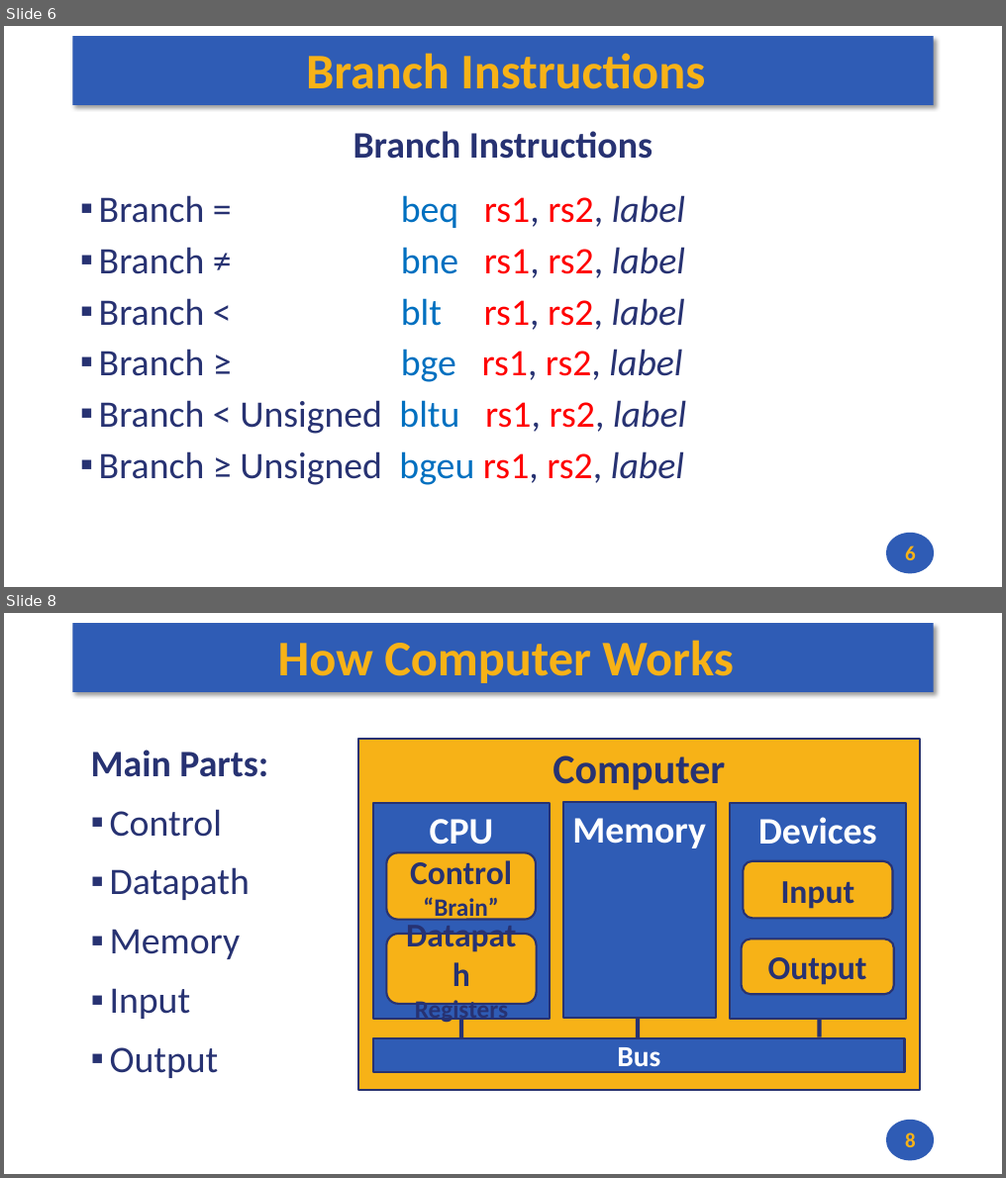
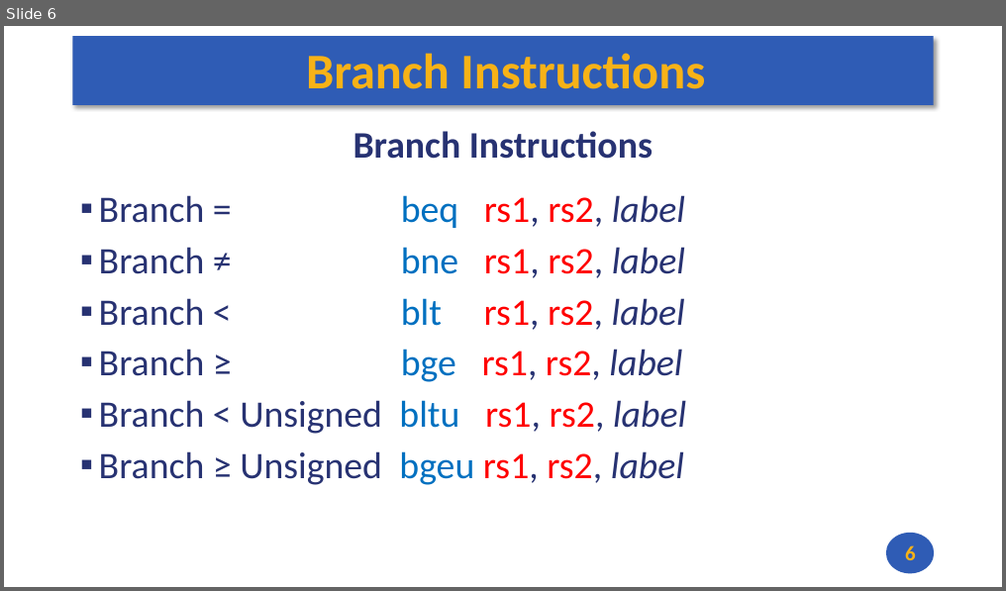
Before and after one commit to andrewt0301/hse-acos-course, a slide deck: docs/part1ca/05_MacrosBranchesArrays/CA_Lecture_05.pptx. Shown one above the other, each under a label of ours: slides 6 and 8 before the commit, slide 6 after it; the slides between them are not shown. The pictures are 1006x1178 and 1006x591 pixels, drawn with LibreOffice and Linux fonts; fonts in the diff are those of the drawing. Boxes give left, top, right and bottom in pixels: in the first picture for what was removed or moved away, otherwise in the second. Text is boxed around its words. In the diff, an @@ line names an element or a change of style, - is before the commit and + after.

```diff
--- a/docs/part1ca/05_MacrosBranchesArrays/CA_Lecture_05.pptx
+++ b/docs/part1ca/05_MacrosBranchesArrays/CA_Lecture_05.pptx
@@ slide 8 removed at box(4, 613, 1002, 1174), background #FFFFFF; not listed: 2 template elements that a slide beside it also shows @@
@@ title removed at box(278, 640, 734, 683) @@
-How Computer Works
@@ text removed at box(91, 750, 268, 1078) @@
-Main Parts:
-▪ Control
-▪ Datapath
-▪ Memory
-▪ Input
-▪ Output
@@ rectangle removed at box(358, 739, 921, 1090) @@
-Computer
@@ rectangle removed at box(374, 803, 549, 1019) @@
-CPU
@@ rectangle removed at box(563, 802, 716, 1018) @@
-Memory
@@ rectangle removed at box(731, 803, 906, 1019) @@
-Devices
@@ rounded rectangle removed at box(386, 854, 536, 920) @@
-Control
-“Brain”
@@ rounded rectangle removed at box(743, 861, 893, 919) @@
-Input
@@ rounded rectangle removed at box(386, 934, 537, 1004) @@
-Datapath
-Registers
@@ rounded rectangle removed at box(742, 940, 894, 995) @@
-Output
@@ line removed from (461, 1019) to (461, 1039) @@
@@ line removed from (638, 1019) to (638, 1039) @@
@@ line removed from (819, 1019) to (819, 1038) @@
@@ rectangle removed at box(374, 1039, 905, 1072) @@
-Bus
@@ page number removed at box(905, 1133, 916, 1148) @@
-8
```
Also in this commit, not shown: 1 slide changed, 13 other slides removed, 1 other file.
